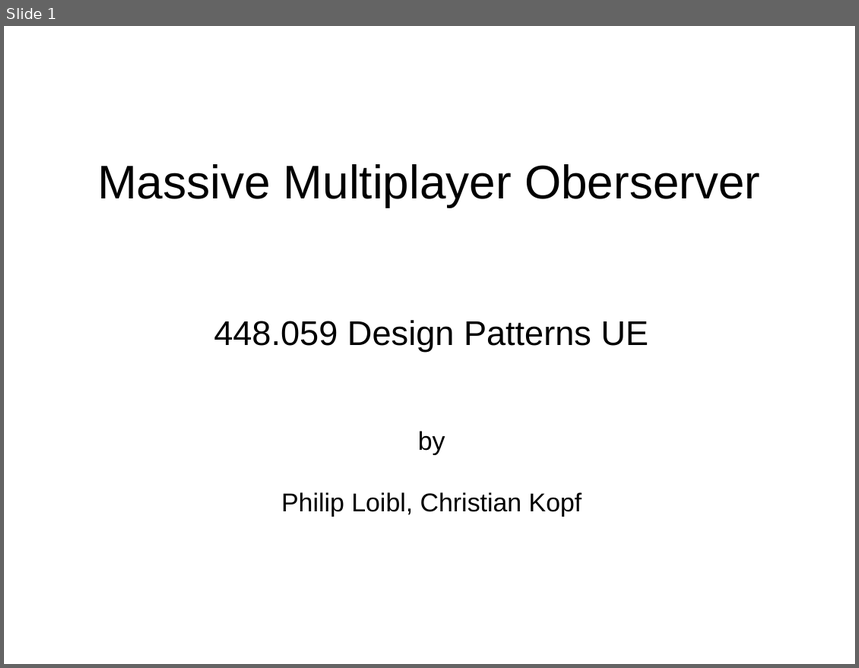
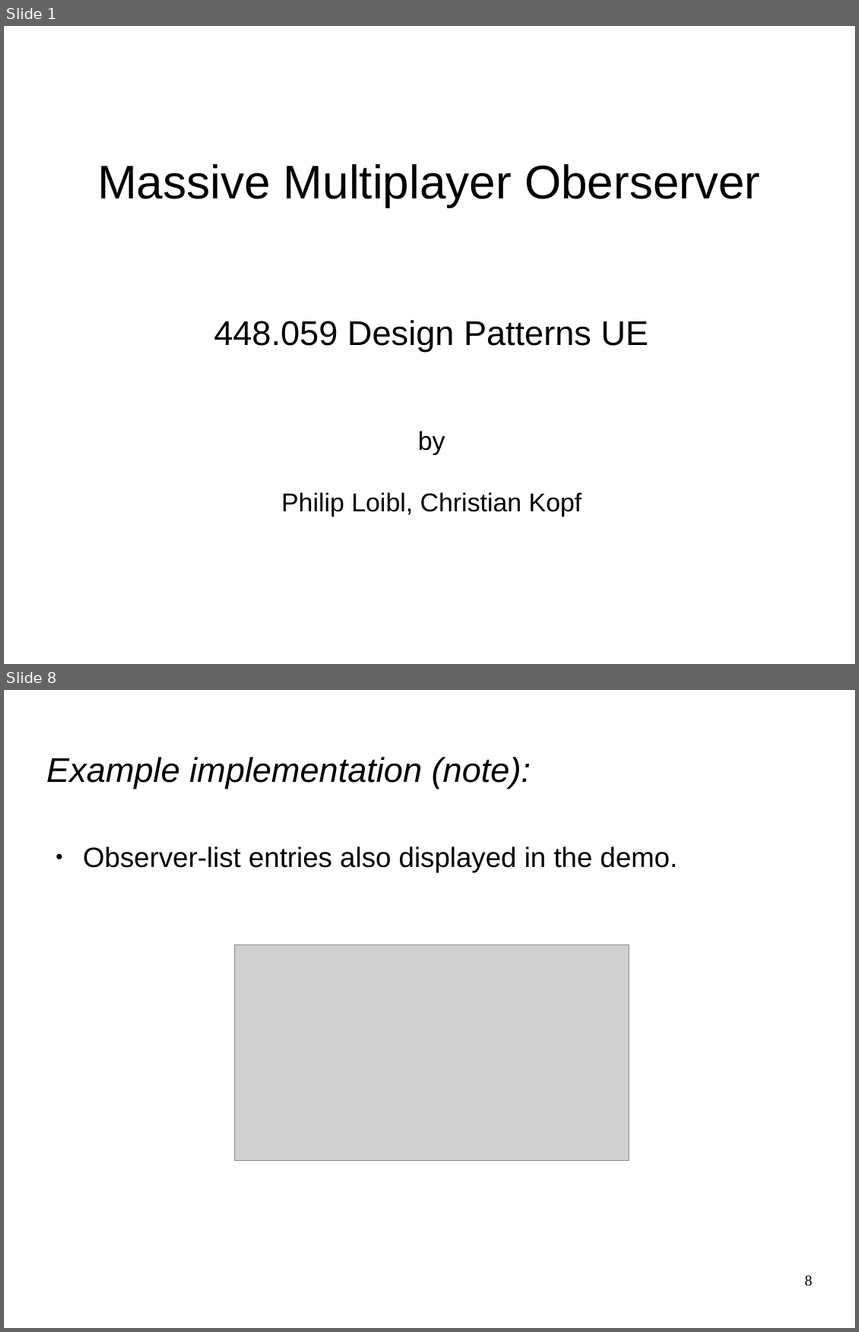
Before and after one commit to phil535/Massive-Multiplayer-Observer, a slide deck: Doc/pres_dp.odp. Shown one above the other, each under a label of ours: slide 1 before the commit, slides 1 and 8 after it; the slides between them are not shown. The pictures are 859x668 and 859x1332 pixels, drawn with LibreOffice and Linux fonts; fonts in the diff are those of the drawing; grey boxes stand for pictures. Boxes give left, top, right and bottom in pixels: in the first picture for what was removed or moved away, otherwise in the second. Text is boxed around its words. In the diff, an @@ line names an element or a change of style, - is before the commit and + after.

```diff
--- a/Doc/pres_dp.odp
+++ b/Doc/pres_dp.odp
@@ slide 8 added at [4, 690, 855, 1328], background #FFFFFF @@
@@ title added at [47, 757, 531, 789], 32 pt, text #000000, italic @@
+Example implementation (note):
@@ text added at [83, 847, 678, 872], 26 pt, text #000000 @@
+● Observer-list entries also displayed in the demo.
@@ picture added at [235, 945, 629, 1161] @@
@@ page number added at [805, 1276, 813, 1287], 14 pt, text #000000 @@
+8
```
Also in this commit, not shown: 6 slides changed, 2 other slides added.
